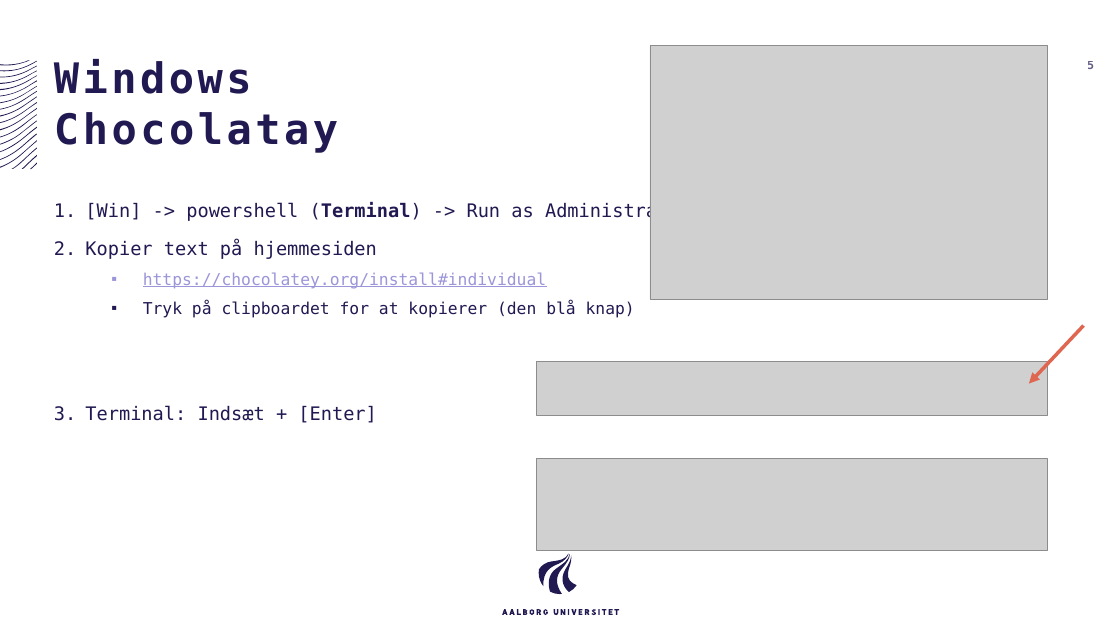
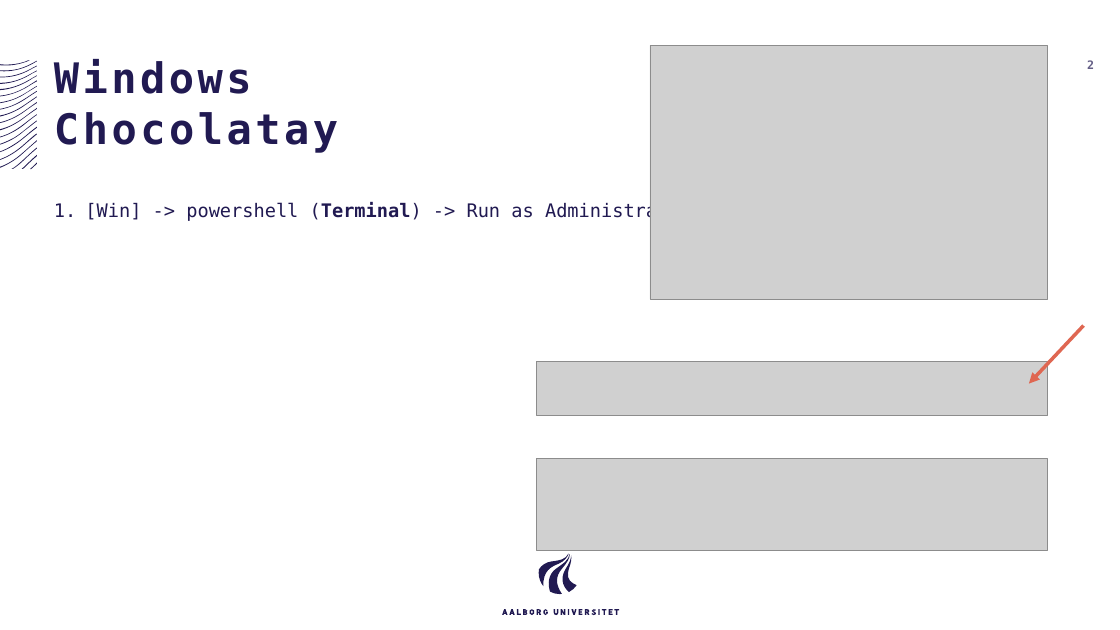
Before and after one commit to AAU-ST1-Programming/setup, a slide deck: slide 2 of Setup Windows.pptx (slide 5 before the commit). Drawn at 1120x630 pixels with LibreOffice and Linux fonts; fonts in the diff are those of the drawing; grey boxes stand for pictures. Boxes give left, top, right and bottom in pixels: in the first picture for what was removed or moved away, otherwise in the second. Text is boxed around its words. In the diff, an @@ line names an element or a change of style, - is before the commit and + after.

Commit message:
Updated setup to just use winget on windows

```diff
--- a/Setup Windows.pptx
+++ b/Setup Windows.pptx
@@ page number at box(1087, 60, 1094, 69): text changed @@
-5
+2
@@ text at box(85, 240, 635, 423): paragraphs removed @@
-2. Kopier text på hjemmesiden
-  ▪ https://chocolatey.org/install#individual
-  ▪ Tryk på clipboardet for at kopierer (den blå knap)
-3. Terminal: Indsæt + [Enter]
```
Also in this commit, not shown: 6 other slides changed, 1 slide added, 4 slides removed, 1 other file.
